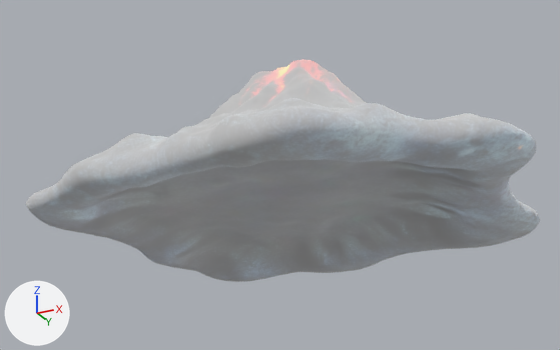
Two versions of the FBX model frontend/resources/3D/scene/leveltwo/volcano/volcano.fbx, one commit apart.
Rendered twice from a 50 mm camera at (29.61, -60.78, -21.59) aimed at (-0.89, 0.23, 5.86). Arrows for +X, +Y and +Z are at lower left; the lights stay in place. The first picture is the older version. Where no turn or scale is listed for an object, it has been applied to the vertices.

Script lines for the objects in view, before the commit:
```python
mat_pxrusdpreviewsurface1sg = bpy.data.materials.new('pxrUsdPreviewSurface1SG')
mat_pxrusdpreviewsurface1sg.use_nodes = True; mat_pxrusdpreviewsurface1sg.node_tree.nodes.clear()
_N = mat_pxrusdpreviewsurface1sg.node_tree.nodes; _L = mat_pxrusdpreviewsurface1sg.node_tree.links
n0 = _N.new('ShaderNodeBsdfPrincipled'); n0.name = 'Principled BSDF'
n0.inputs[1].default_value = 1.0  # 'Metallic'
n0.inputs[2].default_value = 1.0  # 'Roughness'
n0.inputs[28].default_value = 0.411  # 'Emission Strength'
n1 = _N.new('ShaderNodeOutputMaterial'); n1.name = 'Material Output'
n2 = _N.new('ShaderNodeTexImage'); n2.name = 'Image Texture'
n2.image = img_pxrusdpreviewsurface1sg_basecolor_png
_L.new(n2.outputs[0], n0.inputs[27])  # 'Color' to 'Emission Color'
_L.new(n0.outputs[0], n1.inputs[0])  # 'BSDF' to 'Surface'
me_mesh_005 = bpy.data.meshes.new('Mesh.005')
me_mesh_005.from_pydata(...)  # 11203 vertices, 22402 faces; spans x -20.9..23.2, y -18.5..18.6, z -8.8..8.1
me_mesh_005.materials.append(mat_pxrusdpreviewsurface1sg)
ob_mesh = bpy.data.objects.new('Mesh', me_mesh_005)
ob_mesh.location = (0.0, 0.0, 8.92)
```
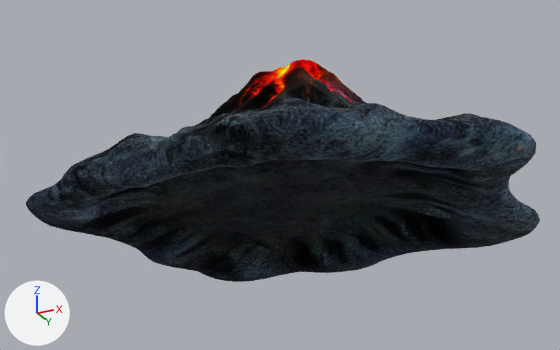
Location of each change, [x1, y1, x2, y2] in pixels of the pictures (560 x 350 px):
'Mesh', recoloured (darker)
    both: [26, 59, 540, 282]

Patch to the scene script:
```diff
--- a/frontend/resources/3D/scene/leveltwo/volcano/volcano.fbx.py
+++ b/frontend/resources/3D/scene/leveltwo/volcano/volcano.fbx.py
@@ mat_pxrusdpreviewsurface1sg @@
 n0 = _N.new('ShaderNodeBsdfPrincipled'); n0.name = 'Principled BSDF'
 n0.inputs[2].default_value = 1.0  # 'Roughness'
-n0.inputs[28].default_value = 0.411  # 'Emission Strength'
 n1 = _N.new('ShaderNodeOutputMaterial'); n1.name = 'Material Output'
@@ mat_pxrusdpreviewsurface1sg @@
 n2 = _N.new('ShaderNodeTexImage'); n2.name = 'Image Texture'
 n2.image = img_pxrusdpreviewsurface1sg_basecolor_png
-_L.new(n2.outputs[0], n0.inputs[27])  # 'Color' to 'Emission Color'
 _L.new(n0.outputs[0], n1.inputs[0])  # 'BSDF' to 'Surface'
+_L.new(n2.outputs[0], n0.inputs[0])  # 'Color' to 'Base Color'
```
